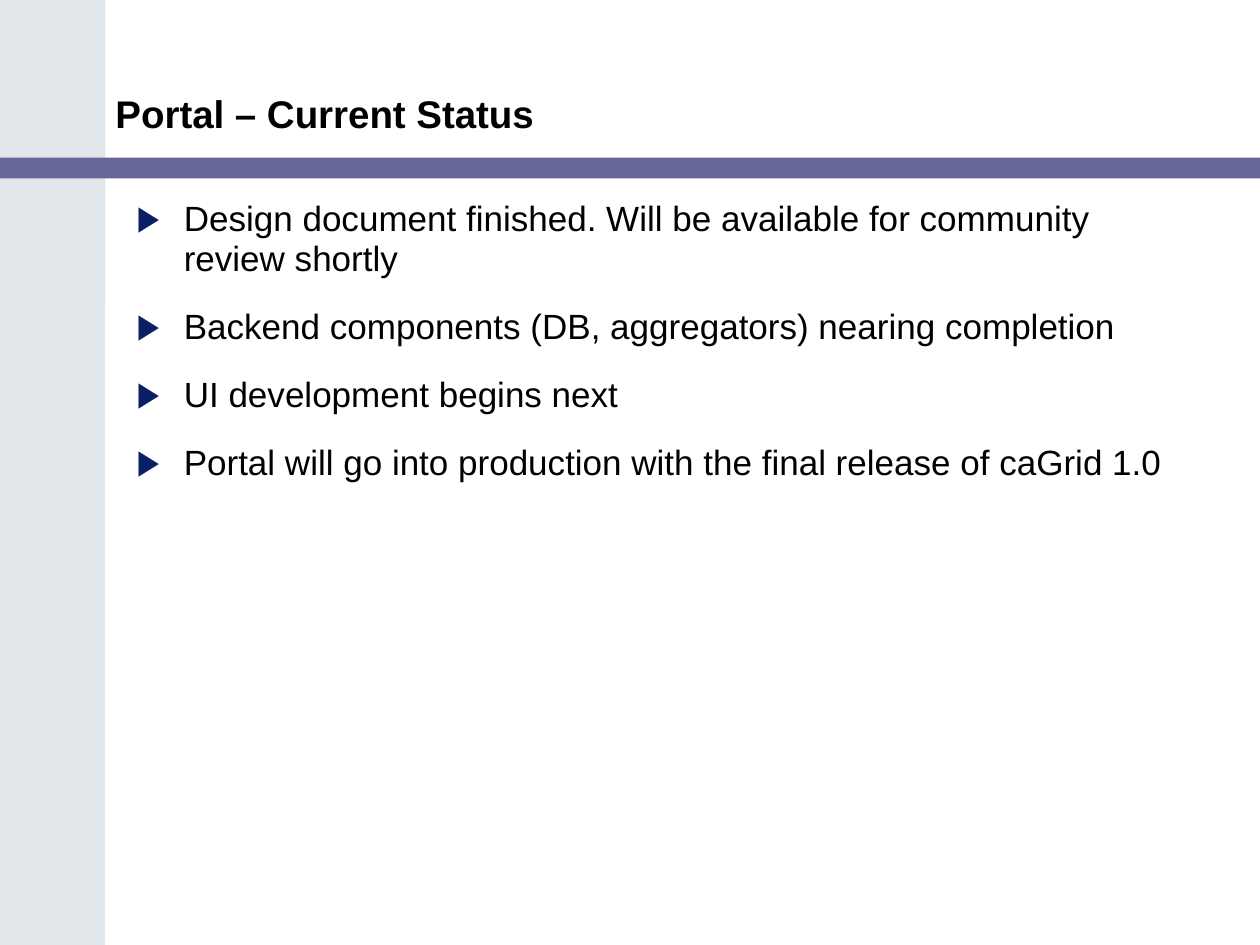
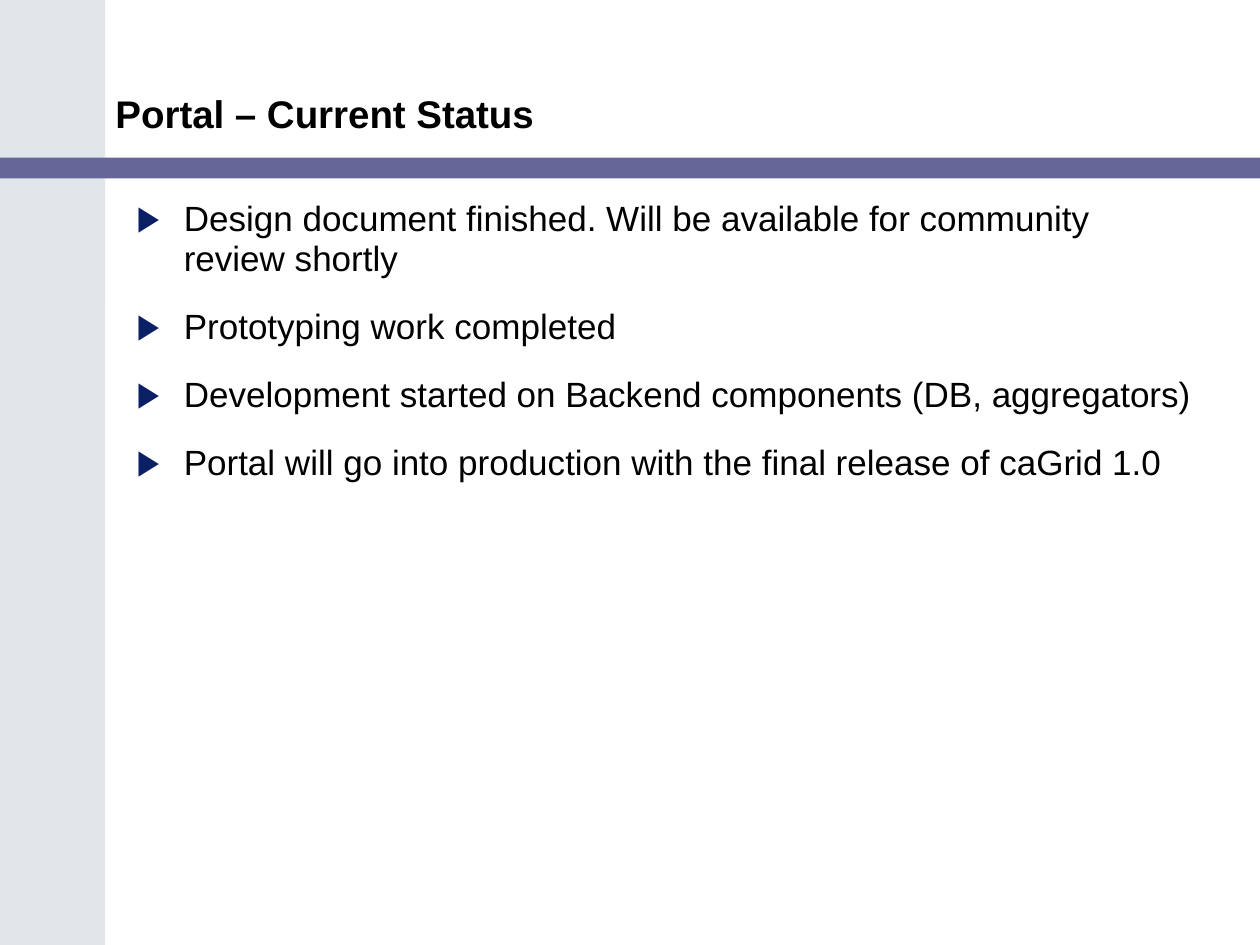
Before and after one commit to NCIP/cagrid-portal, a slide deck: slide 19 of cagrid-1-0/Documentation/presentations/200607_VCDE_ARCH/Portal_Arch_VCDE_2006_07.ppt (slide 18 before the commit). Drawn at 1260x945 pixels with LibreOffice and Linux fonts; fonts in the diff are those of the drawing; background and template pictures are left out. Boxes give left, top, right and bottom in pixels: in the first picture for what was removed or moved away, otherwise in the second. Text is boxed around its words. In the diff, an @@ line names an element or a change of style, - is before the commit and + after.

```diff
--- a/cagrid-1-0/Documentation/presentations/200607_VCDE_ARCH/Portal_Arch_VCDE_2006_07.ppt
+++ b/cagrid-1-0/Documentation/presentations/200607_VCDE_ARCH/Portal_Arch_VCDE_2006_07.ppt
@@ text at (184, 313, 1191, 413): text changed @@
-▶ Backend components (DB, aggregators) nearing completion
-▶ UI development begins next
+▶ Prototyping work completed
+▶ Development started on Backend components (DB, aggregators)
```
Also in this commit, not shown: 6 other slides changed, 2 slides added.
